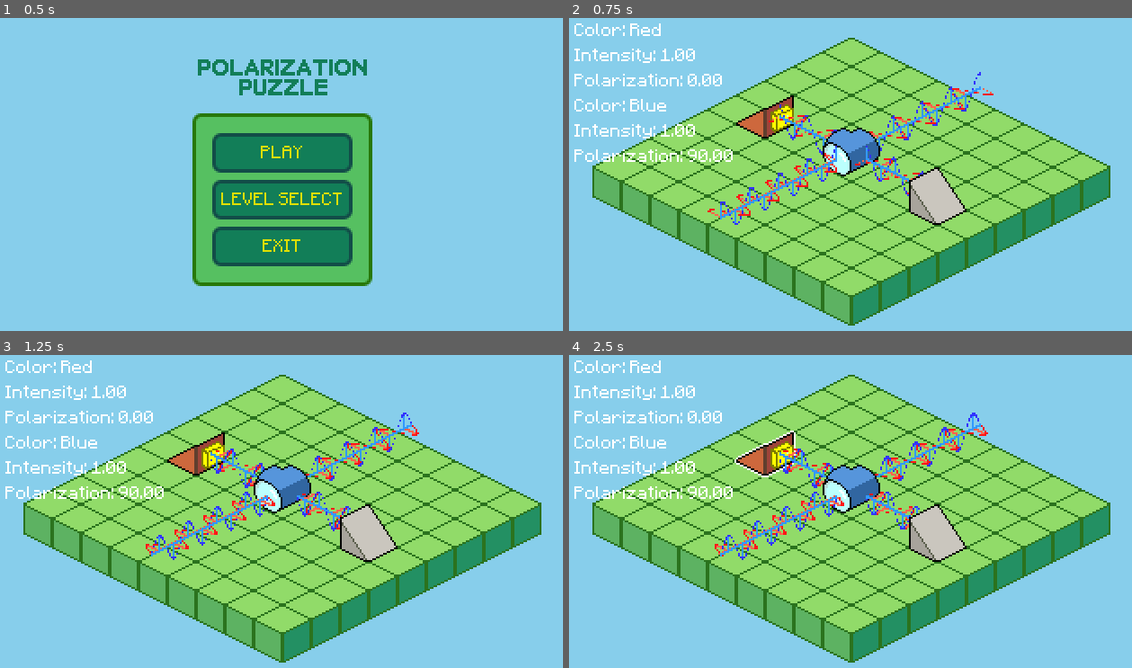
Above: before the commit, frames 1-4 (two rows, left to right).
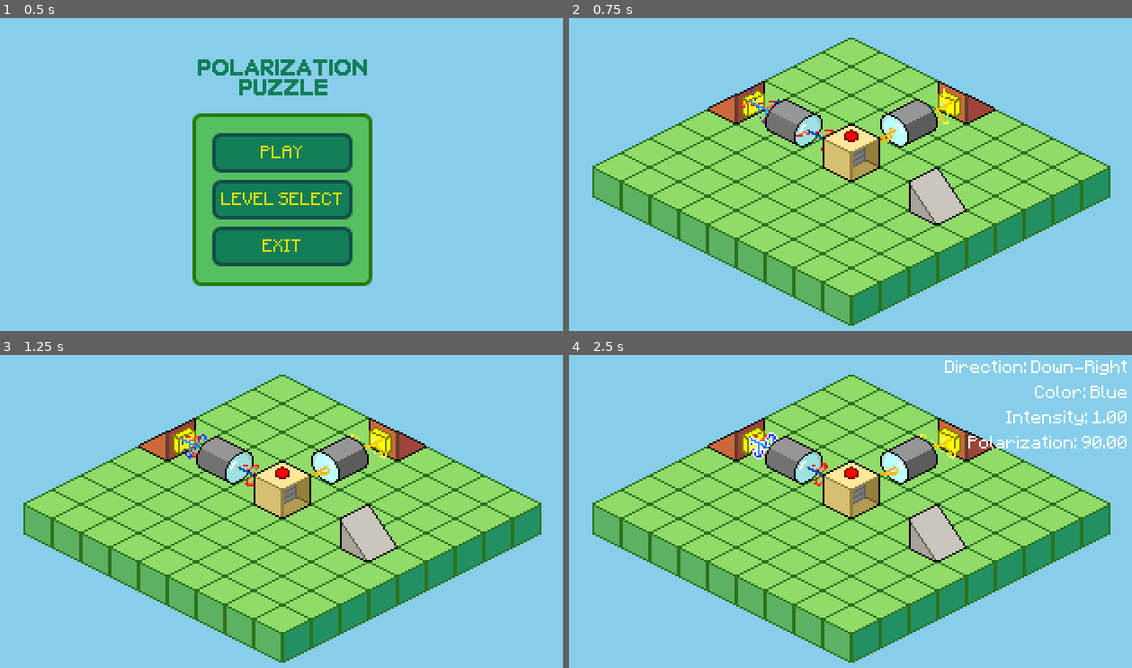
Above: after the commit, the same moments.

Repository: joshmoritty/polarization-puzzle
Game: Godot game, scene res://scenes/main_menu.tscn
Same seed, same stepped clock (60 frames per second), same inputs: the game is played once before the commit and once after it.
Inputs (mouse positions are in pixels of both pictures, inside the frame that each line leads up to):
- Up to frame 1 (0.5 s): no input
- Up to frame 2 (0.75 s): click "PLAY" at 0.5 s
- Up to frame 3 (1.25 s): no input
- Up to frame 4 (2.5 s): move the mouse to (979, 492) at 1.27 s; click (979, 492) at 1.42 s; drag from (737, 524) to (766, 445) at 2.02 s

Frame 1 is identical in both runs. In frame 2, 8.1% of the frame differs, in the area x 0-76%, y 1-67%; in frame 3, 8.2%; in frame 4, 9.6%, in the area x 0-100%, y 1-66%.

Commit message:
feat: add gates, requirement system, improve beam coord allocation

Diff:
--- a/scenes/gui.tscn
+++ b/scenes/gui.tscn
@@ -26,6 +26,7 @@
 
 [node name="SensorReadout" type="Label" parent="MarginContainer"]
 unique_name_in_owner = true
+visible = false
 layout_mode = 2
 size_flags_vertical = 0
 label_settings = SubResource("LabelSettings_p57ef")
--- a/scenes/level_1.tscn
+++ b/scenes/level_1.tscn
@@ -1,18 +1,21 @@
-[gd_scene load_steps=16 format=4 uid="uid://c2bso81u5xov"]
+[gd_scene load_steps=19 format=4 uid="uid://c2bso81u5xov"]
 
 [ext_resource type="Script" uid="uid://buo0k0a1ucb80" path="res://scripts/game/controller.gd" id="1_7gny6"]
 [ext_resource type="PackedScene" uid="uid://c33juruhhvftm" path="res://scenes/gui.tscn" id="2_2os1m"]
 [ext_resource type="PackedScene" uid="uid://c5jeh6aawd8mg" path="res://scenes/sub_viewport.tscn" id="4_go7sj"]
+[ext_resource type="Texture2D" uid="uid://23070kqlihql" path="res://assets/object_sprites/source_2.png" id="5_2aecg"]
 [ext_resource type="Texture2D" uid="uid://yuoce8fhr0w0" path="res://assets/isometric-sandbox-sheet.png" id="6_x2xxo"]
 [ext_resource type="Texture2D" uid="uid://kum6enib4nis" path="res://assets/object_sprites/source_1.png" id="7_2cbcq"]
-[ext_resource type="Texture2D" uid="uid://dwyuvwo1i6kwn" path="res://assets/object_sprites/filter_1_3.png" id="7_2os1m"]
+[ext_resource type="Texture2D" uid="uid://to24do51lhxf" path="res://assets/object_sprites/filter_2_4.png" id="7_2os1m"]
+[ext_resource type="Script" uid="uid://chhdq05d72ddm" path="res://scripts/game/single_source.gd" id="8_6dial"]
 [ext_resource type="Script" uid="uid://dn6ueyc8url7j" path="res://scripts/game/multi_source.gd" id="8_isj1j"]
 [ext_resource type="Script" uid="uid://nsybol5vh4m7" path="res://scripts/game/filter.gd" id="10_tr1x6"]
-[ext_resource type="Texture2D" uid="uid://domlaif743et8" path="res://assets/object_sprites/junction_2_3_4.png" id="11_7gny6"]
 [ext_resource type="Texture2D" uid="uid://bsjkegad250wb" path="res://assets/object_sprites/sensor_1.png" id="11_d5akn"]
-[ext_resource type="Script" uid="uid://dmyji628vxw82" path="res://scripts/game/junction.gd" id="11_go7sj"]
 [ext_resource type="Script" uid="uid://4kueu8k0s2jv" path="res://scripts/game/sensor.gd" id="12_wbtxt"]
+[ext_resource type="Texture2D" uid="uid://c8tsc7jumqrns" path="res://assets/object_sprites/gate_1_4.png" id="13_7nomh"]
 [ext_resource type="Script" uid="uid://ccipymiuceyxj" path="res://scripts/game/camera.gd" id="13_x2fux"]
+[ext_resource type="Script" uid="uid://dytt3cploxikh" path="res://scripts/game/gate.gd" id="14_1s4pk"]
+[ext_resource type="Texture2D" uid="uid://dwyuvwo1i6kwn" path="res://assets/object_sprites/filter_1_3.png" id="15_7nomh"]
 
 [sub_resource type="TileSetAtlasSource" id="TileSetAtlasSource_e2o6t"]
 texture = ExtResource("6_x2xxo")
@@ -102,7 +105,7 @@
 tile_set = SubResource("TileSet_feb5d")
 
 [node name="MultiSource" type="Sprite2D" parent="ObjectTiles"]
-position = Vector2(-48, -40)
+position = Vector2(-64, -48)
 texture = ExtResource("7_2cbcq")
 script = ExtResource("8_isj1j")
 intensity_1 = 1
@@ -111,24 +114,41 @@
 polar_2 = 90
 color_2 = 3
 
+[node name="SingleSource" type="Sprite2D" parent="ObjectTiles"]
+position = Vector2(64, -48)
+texture = ExtResource("5_2aecg")
+script = ExtResource("8_6dial")
+intensity = 1
+polar = 45
+color = 1
+dir = 1
+metadata/_custom_type_script = "uid://chhdq05d72ddm"
+
 [node name="Filter" type="Sprite2D" parent="ObjectTiles"]
-visible = false
-position = Vector2(0, -16)
+position = Vector2(32, -32)
 texture = ExtResource("7_2os1m")
 script = ExtResource("10_tr1x6")
-polar = 90
+dir = 1
 
 [node name="Sensor" type="Sprite2D" parent="ObjectTiles"]
 position = Vector2(48, 8)
 texture = ExtResource("11_d5akn")
 script = ExtResource("12_wbtxt")
 
-[node name="Junction" type="Sprite2D" parent="ObjectTiles"]
+[node name="Gate" type="Sprite2D" parent="ObjectTiles"]
 position = Vector2(0, -16)
-texture = ExtResource("11_7gny6")
-script = ExtResource("11_go7sj")
-in_dirs = Array[int]([0])
-out_dirs = Array[int]([1, 3, 0])
+texture = ExtResource("13_7nomh")
+script = ExtResource("14_1s4pk")
+req_1_dir = 1
+req_1_color = 1
+req_1_min_intensity = 0.3
+req_1_min_polar = 90
+req_1_max_polar = 100
+
+[node name="Filter2" type="Sprite2D" parent="ObjectTiles"]
+position = Vector2(-32, -32)
+texture = ExtResource("15_7nomh")
+script = ExtResource("10_tr1x6")
 
 [node name="Camera" type="Camera2D" parent="."]
 position = Vector2(160, 90)
--- a/scripts/game/beam.gd
+++ b/scripts/game/beam.gd
@@ -90,3 +90,4 @@
 	for section in sections:
 		section.queue_free()
 	sections = []
+	controller.free_mesh_coord(mesh_coord)
--- a/scripts/game/controller.gd
+++ b/scripts/game/controller.gd
@@ -2,7 +2,7 @@
 extends Node2D
 
 var objs: Dictionary[Vector2i, LightObject] = {}
-var beam_n = 0
+var beams_used: Array[bool] = []
 var _outline_shader := load("res://assets/2d_outline.gdshader")
 var _active_filter: Filter = null
 var _hovered_sprite: CanvasItem = null
@@ -16,6 +16,9 @@
 @onready var fd_value: Label = filter_dialog.get_node("MarginContainer/VBox/Value") as Label
 
 func _ready():
+	for i in range(25):
+		beams_used.push_back(false)
+
 	for pos in objs:
 		var obj = objs[pos]
 		if obj is Source:
@@ -115,9 +118,15 @@
 	return max_obj
 
 func get_next_mesh_coord():
-	var mesh_coord = Vector2i(beam_n / 5, beam_n % 5)
-	beam_n += 1
-	return mesh_coord
+	for i in range(beams_used.size()):
+		if !beams_used[i]:
+			beams_used[i] = true
+			var mesh_coord = Vector2i(i / 5, i % 5)
+			return mesh_coord
+
+func free_mesh_coord(coord: Vector2i):
+	var i = coord.x * 5 + coord.y
+	beams_used[i] = false
 
 static func dir_to_vec(dir: LightData.Dir):
 	match dir:
--- /dev/null
+++ b/scripts/game/gate.gd
@@ -0,0 +1,60 @@
+class_name Gate
+extends LightObject
+
+var open = false
+@onready var closed_texture = texture
+var open_texture: Texture2D
+
+@export var dir: LightData.Dir
+
+@export_group("Requirement 1")
+@export var req_1_dir: LightData.Dir
+@export var req_1_color: LightColor.LightColorEnum
+@export var req_1_min_intensity: float
+@export var req_1_min_polar: int
+@export var req_1_max_polar: int
+
+@export_group("Requirement 2")
+@export var req_2_used: bool
+@export var req_2_dir: LightData.Dir
+@export var req_2_color: LightColor.LightColorEnum
+@export var req_2_min_intensity: float
+@export var req_2_min_polar: int
+@export var req_2_max_polar: int
+
+func _ready():
+	super._ready()
+	var path = closed_texture.resource_path
+	open_texture = load(path.substr(0, path.length() - 4) + "_open.png")
+
+func _process_light():
+	var req_1 = Requirement.new(req_1_dir, req_1_color, req_1_min_intensity, req_1_min_polar, req_1_max_polar, false)
+	var req_1_successful = req_1.is_successful(beams_in)
+	var req_2_successful = true
+
+	if req_2_used:
+		var req_2 = Requirement.new(req_2_dir, req_2_color, req_2_min_intensity, req_2_min_polar, req_2_max_polar, false)
+		req_2_successful = req_2.is_successful(beams_in)
+
+	open = req_1_successful and req_2_successful
+
+	_update_sprite()
+
+	if !open:
+		return []
+
+	var lights_out: Array[LightData] = []
+	for beam in beams_in:
+		var data = beam.data
+		if data.dir != dir:
+			continue
+
+		lights_out.push_back(LightData.new(dir, data.intensity, data.polar, data.color))
+
+	return lights_out
+
+func _update_sprite():
+	if open and texture != open_texture:
+		texture = open_texture
+	elif !open and texture != closed_texture:
+		texture = closed_texture
--- /dev/null
+++ b/scripts/game/requirement.gd
@@ -0,0 +1,38 @@
+class_name Requirement
+
+var dir: LightData.Dir
+var color: LightColor.LightColorEnum
+var min_intensity: float
+var min_polar: int
+var max_polar: int
+var use_total_intensity: bool
+
+func _init(
+	p_dir,
+	p_color,
+	p_min_intensity,
+	p_min_polar,
+	p_max_polar,
+	p_use_total_intensity
+):
+	dir = p_dir
+	color = p_color
+	min_intensity = p_min_intensity
+	min_polar = p_min_polar
+	max_polar = p_max_polar
+	use_total_intensity = p_use_total_intensity
+
+func is_successful(beams: Array[Beam]) -> bool:
+	var total_intensity = 0
+	for beam in beams:
+		if (beam.data.dir == dir
+			and beam.data.color == color
+			and beam.data.polar >= min_polar
+			and beam.data.polar <= max_polar):
+			if use_total_intensity:
+				total_intensity += beam.data.intensity
+			elif beam.data.intensity >= min_intensity:
+				return true
+	if use_total_intensity:
+		return total_intensity >= min_intensity
+	return false
Binary file added: assets/object_sprites/gate_1_2.png
Not shown, added: assets/object_sprites/gate_1_2.png.import
Binary file added: assets/object_sprites/gate_1_2_open.png
Not shown, added: assets/object_sprites/gate_1_2_open.png.import
Binary file added: assets/object_sprites/gate_1_4.png
Not shown, added: assets/object_sprites/gate_1_4.png.import
Binary file added: assets/object_sprites/gate_1_4_open.png
Not shown, added: assets/object_sprites/gate_1_4_open.png.import
Binary file added: assets/object_sprites/gate_2_1.png
Not shown, added: assets/object_sprites/gate_2_1.png.import
Binary file added: assets/object_sprites/gate_2_1_open.png
Not shown, added: assets/object_sprites/gate_2_1_open.png.import
(and 6 more such lines)
